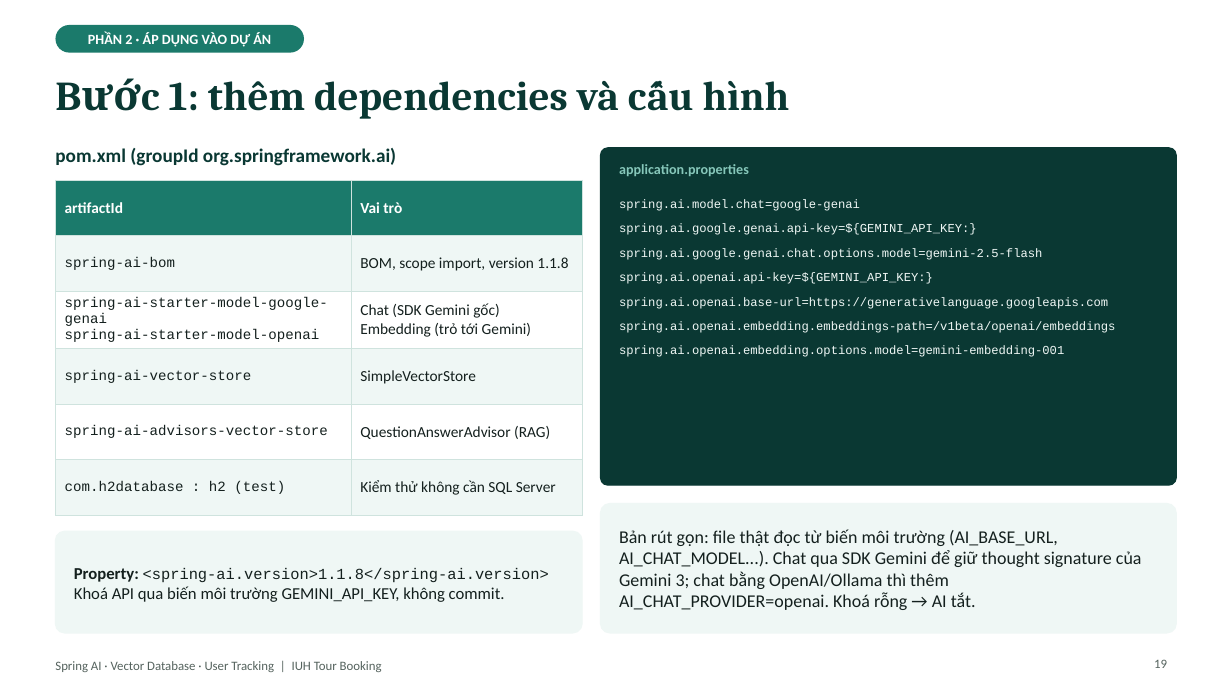
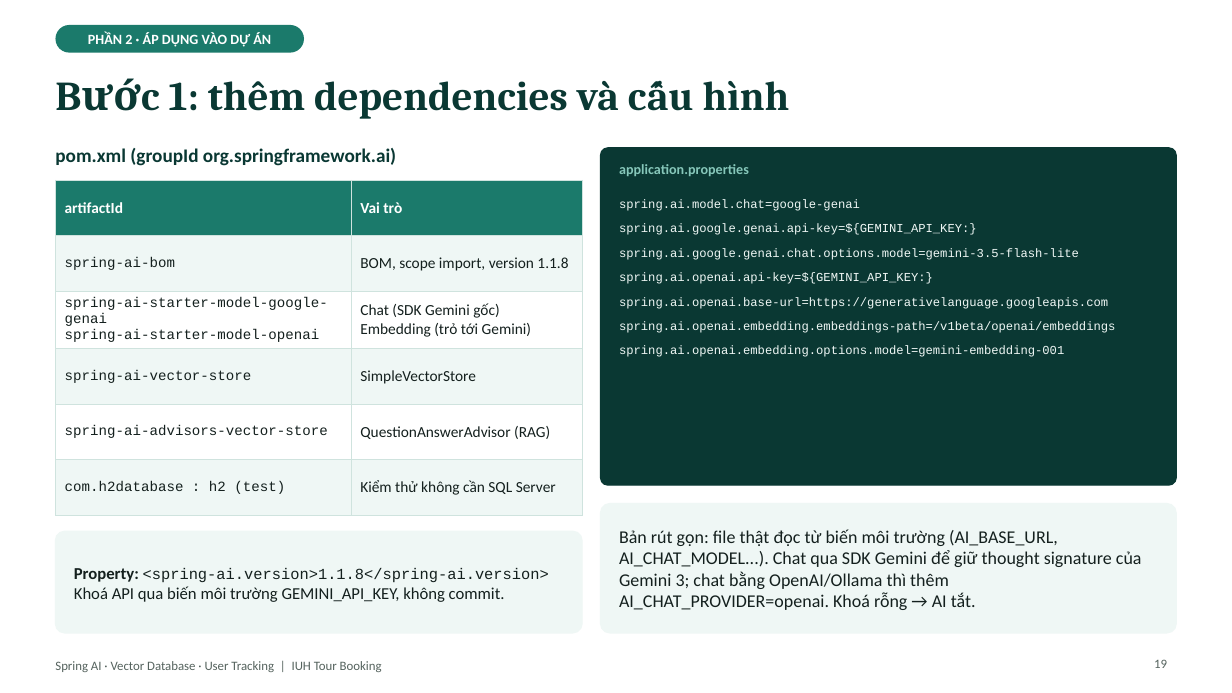
Before and after one commit to kanele05/project_www, a slide deck: slide 19 of docs/presentation/SpringAI_VectorDB_UserTracking.pptx. Drawn at 1232x693 pixels with LibreOffice and Linux fonts; fonts in the diff are those of the drawing. Boxes give left, top, right and bottom in pixels: in the first picture for what was removed or moved away, otherwise in the second. Text is boxed around its words. In the diff, an @@ line names an element or a change of style, - is before the commit and + after.

```diff
--- a/docs/presentation/SpringAI_VectorDB_UserTracking.pptx
+++ b/docs/presentation/SpringAI_VectorDB_UserTracking.pptx
@@ text at (x1=619, y1=248, x2=1079, y2=260): text changed @@
-spring.ai.google.genai.chat.options.model=gemini-2.5-flash
+spring.ai.google.genai.chat.options.model=gemini-3.5-flash-lite
```
Also in this commit, not shown: 3 other slides changed.
